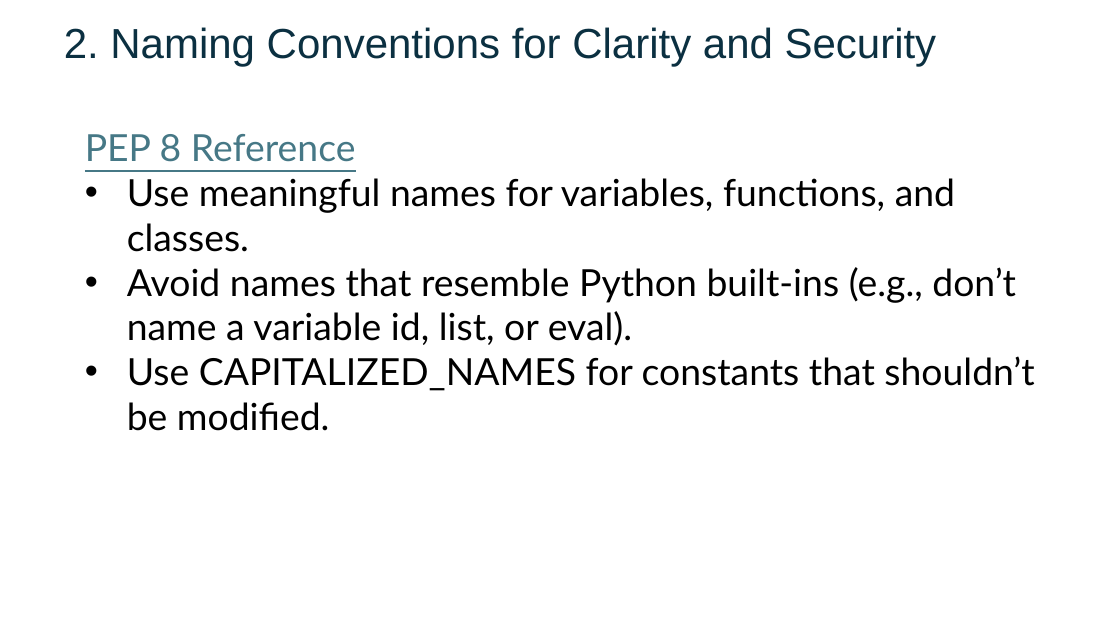
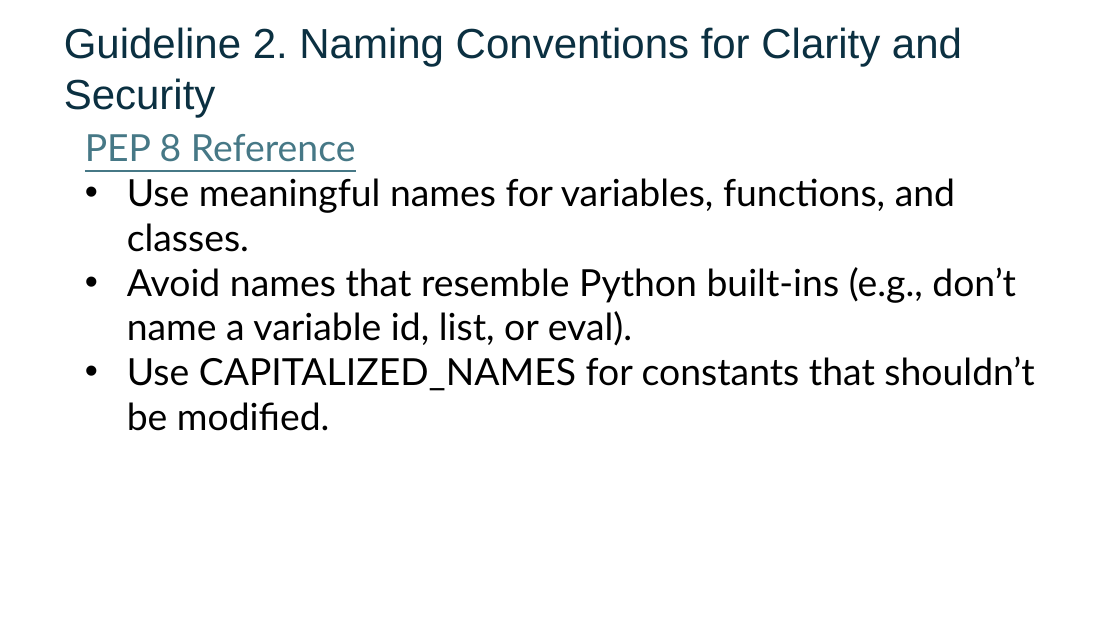
Before and after one commit to FSCJ-FacultyDev/SWC-Columbus-2025, a slide deck: slide 30 of Slides-Day1.pptx. Drawn at 1120x630 pixels with LibreOffice and Linux fonts; fonts in the diff are those of the drawing; background and template pictures are left out. Boxes give left, top, right and bottom in pixels: in the first picture for what was removed or moved away, otherwise in the second. Text is boxed around its words. In the diff, an @@ line names an element or a change of style, - is before the commit and + after.

```diff
--- a/Slides-Day1.pptx
+++ b/Slides-Day1.pptx
@@ text at (64,27,962,117): text changed @@
-2. Naming Conventions for Clarity and Security
+Guideline 2. Naming Conventions for Clarity and Security
```
Also in this commit, not shown: 7 other slides changed, 2 other files.
